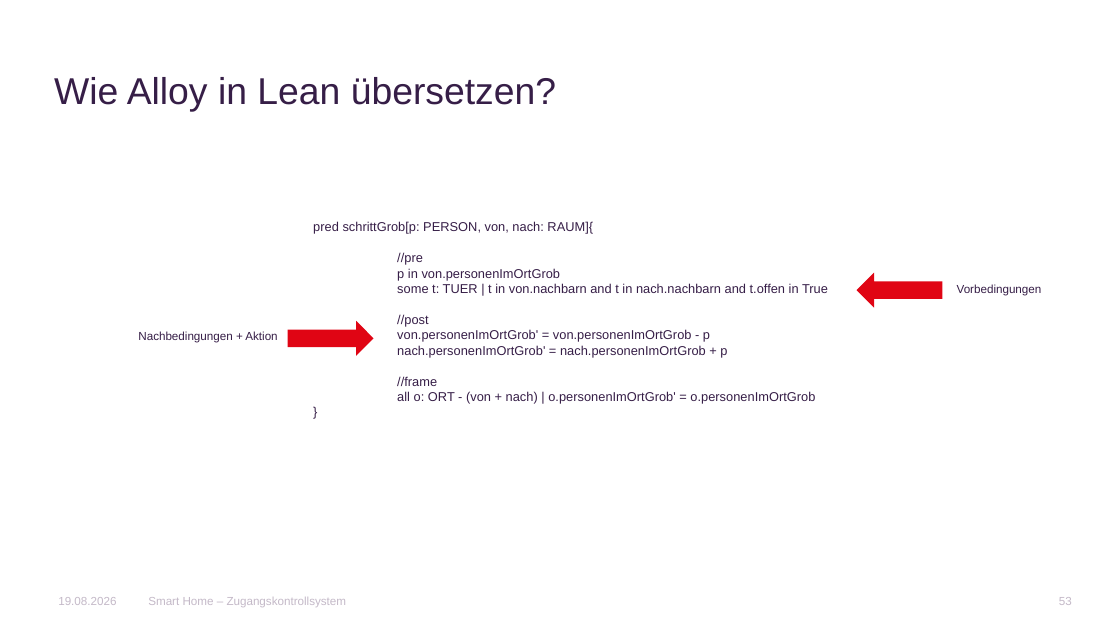
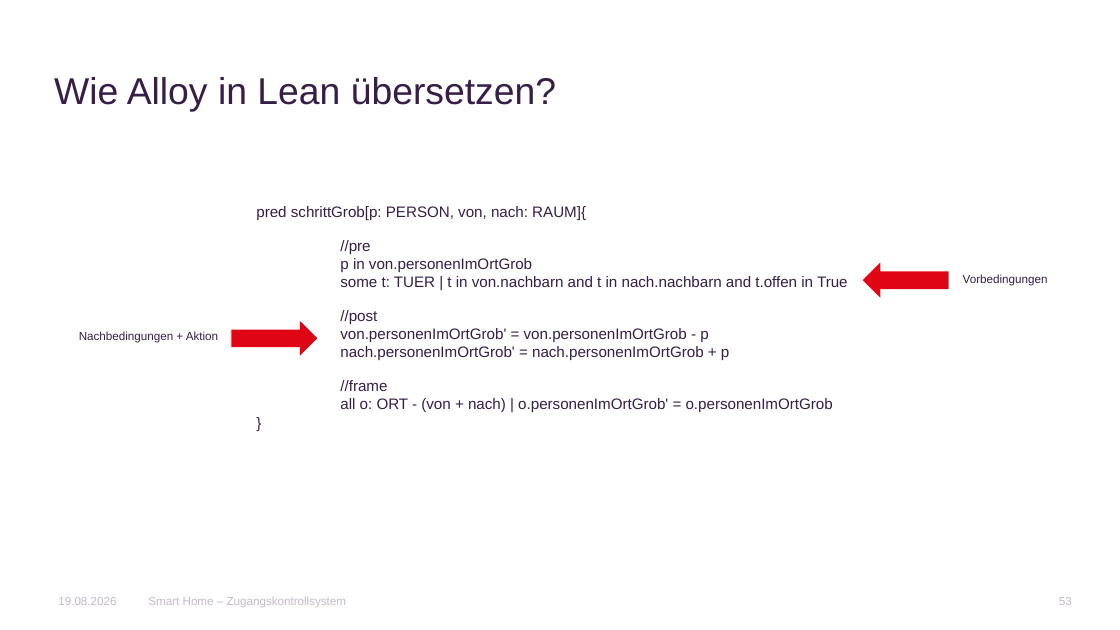
Before and after one commit to AnnaLiviaMartin/rs-smart-home, a slide deck: slide 53 of presentation/Smart_Home_Zugangskontrollsystem.pptx. Drawn at 1120x630 pixels with LibreOffice and Linux fonts; fonts in the diff are those of the drawing; background and template pictures are left out. Boxes give left, top, right and bottom in pixels: in the first picture for what was removed or moved away, otherwise in the second. Text is boxed around its words. In the diff, an @@ line names an element or a change of style, - is before the commit and + after.

Commit message:
fix: last fixes for presentation

```diff
--- a/presentation/Smart_Home_Zugangskontrollsystem.pptx
+++ b/presentation/Smart_Home_Zugangskontrollsystem.pptx
@@ text "pred schrittGrob[p: PERSON, von, nach: ...": place and size @@
-text "pred schrittGrob[p: PERSON, von, nach: ..." at [313,221,828,404]
+text "pred schrittGrob[p: PERSON, von, nach: ..." at [256,206,848,412]
@@ text "pred schrittGrob[p: PERSON, von, nach: ..." at [256,206,848,412]: size 11 to 13 pt @@
@@ right arrow: place and size @@
-right arrow at [857,272,943,308]
+right arrow at [863,263,949,298]
@@ text "Vorbedingungen": place and size @@
-text "Vorbedingungen" at [957,284,1042,296]
+text "Vorbedingungen" at [963,274,1048,286]
@@ text "Nachbedingungen + Aktion": place and size @@
-text "Nachbedingungen + Aktion" at [138,331,277,343]
+text "Nachbedingungen + Aktion" at [79,331,218,343]
@@ right arrow: place and size @@
-right arrow at [288,321,374,356]
+right arrow at [232,321,318,356]
```
Also in this commit, not shown: 33 other slides changed.
